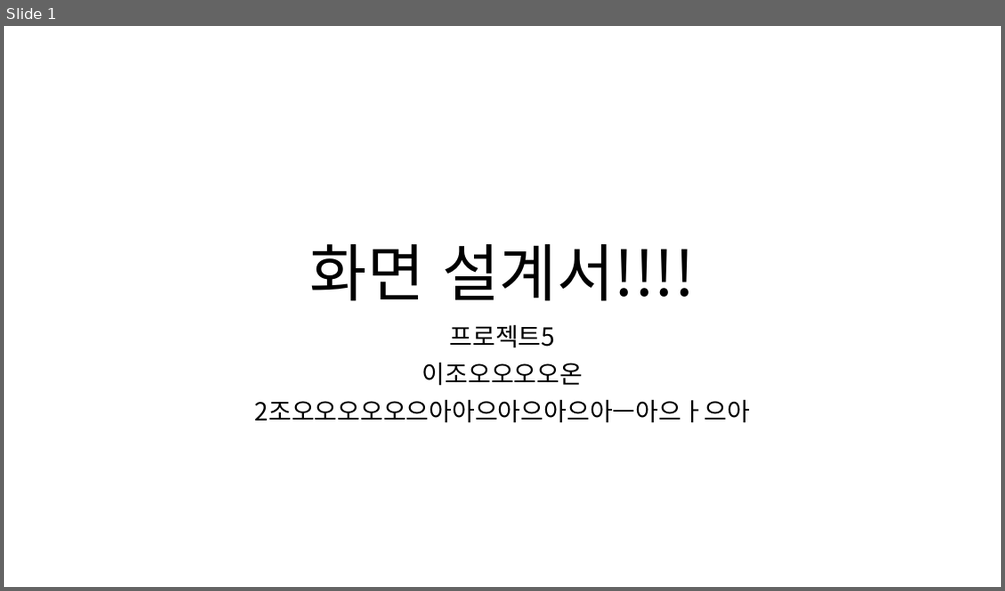
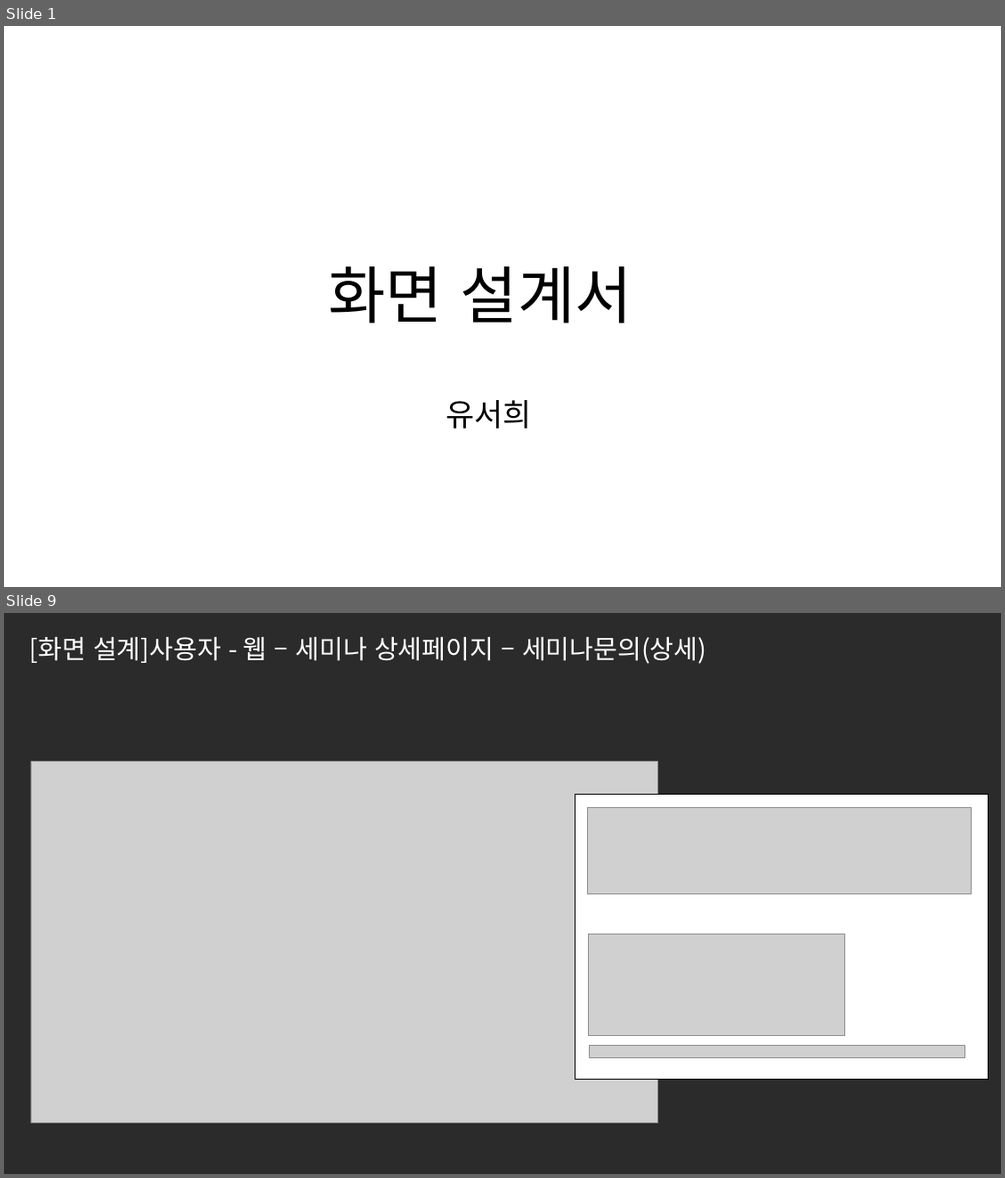
Before and after one commit to ezenteam2/e-Zone, a slide deck: 0 발표용 파워포인트/0424 4차발표/0424 project05 - 파워포인트 - 서희.pptx. Shown one above the other, each under a label of ours: slide 1 before the commit, slides 1 and 9 after it; the slides between them are not shown. The pictures are 1005x591 and 1005x1178 pixels, drawn with LibreOffice and Linux fonts; fonts in the diff are those of the drawing; grey boxes stand for pictures; background and template pictures are left out; a plain dark background stands for a picture behind light text. Boxes give left, top, right and bottom in pixels: in the first picture for what was removed or moved away, otherwise in the second. Text is boxed around its words. In the diff, an @@ line names an element or a change of style, - is before the commit and + after.

```diff
--- a/0 발표용 파워포인트/0424 4차발표/0424 project05 - 파워포인트 - 서희.pptx
+++ b/0 발표용 파워포인트/0424 4차발표/0424 project05 - 파워포인트 - 서희.pptx
@@ slide 9 added at bbox=[4, 613, 1001, 1174], background picture (left out) @@
@@ text added at bbox=[30, 637, 706, 664], 25 pt, text #FFFFFF @@
+[화면 설계]사용자 - 웹 – 세미나 상세페이지 – 세미나문의(상세)
@@ picture added at bbox=[31, 761, 658, 1122] @@
@@ group added at bbox=[574, 795, 987, 1078]: 3 pictures, 1 rectangle @@
@@ slide 1 changed as well @@
@@ title at bbox=[328, 266, 632, 428]: text changed @@
-화면 설계서!!!!
+화면 설계서
+유서희
@@ subtitle removed at bbox=[255, 324, 751, 423] @@
-프로젝트5
-이조오오오오온
-2조오오오오오으아아으아으아으아ㅡ아으ㅏ으아
```
Also in this commit, not shown: 20 other slides added, 17 other files.
